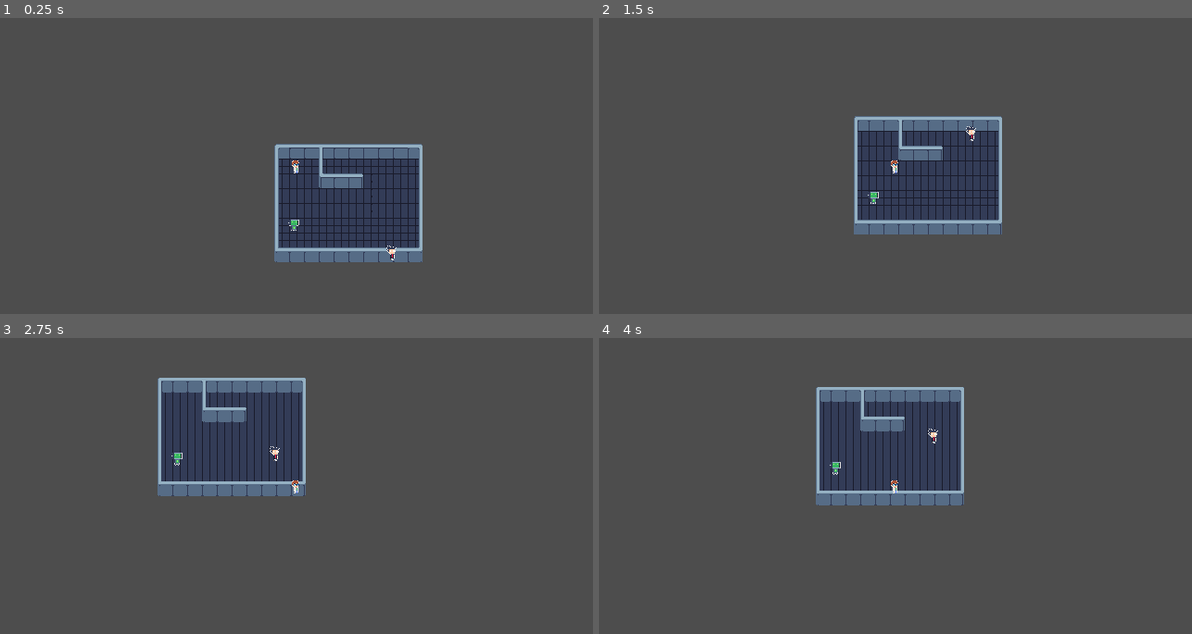
Above: before the commit, frames 1-4 (two rows, left to right).
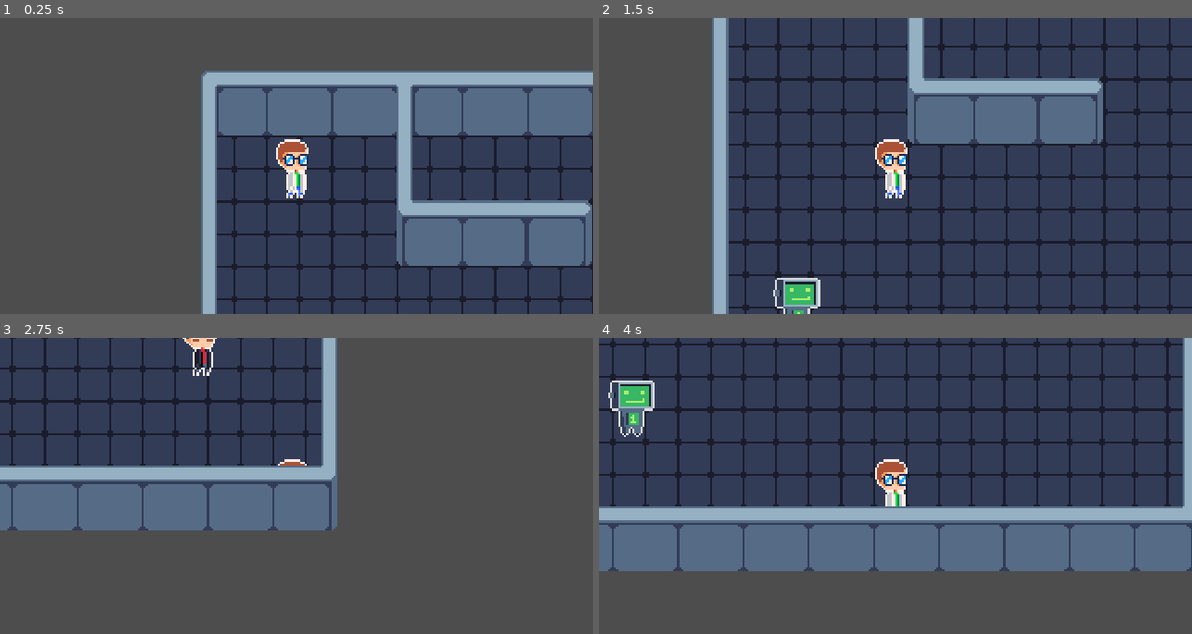
Above: after the commit, the same moments.

Repository: Matheuspimentell/Math-Hero
Game: Godot game, scene res://levels/test_level.tscn
Two runs of this game, one before a commit and one after it. Both use one fixed random seed, a clock stepped at 60 frames per second and the inputs below. This scene is started directly instead of the project's main scene.
Inputs:
- Up to frame 1 (0.25 s): no input
- Up to frame 2 (1.5 s): hold D (move_right) 0.53-1.28 s; tap Enter at 1.25 s; hold S (move_down) from 1.28 s (still down)
- Up to frame 3 (2.75 s): release S (move_down) at 2.03 s; hold D (move_right) from 2.03 s (still down)
- Up to frame 4 (4 s): release D (move_right) at 2.78 s; hold W (move_up) 2.78-3.53 s; hold A (move_left) from 3.53 s (still down)

The runs differ from the first frame. In frame 1, 50% of the frame differs, in the area x 33-100%, y 17-100%; in frame 2, 76%, in the area x 19-100%, y 0-100%; in frame 3, 32%; in frame 4, 74%.

Commit message:
Partially Fix layer sorting in the test map

Diff:
--- a/levels/test_level.tscn
+++ b/levels/test_level.tscn
@@ -8,10 +8,10 @@
 [node name="Test scene" type="Node2D"]
 
 [node name="player" parent="." instance=ExtResource("1_lchl6")]
+z_index = 1
 position = Vector2(47, 47)
 
 [node name="map" parent="." instance=ExtResource("2_kjnoj")]
-z_index = -1
 
 [node name="friendly npc" parent="." instance=ExtResource("3_xixy1")]
 position = Vector2(42, 174)
--- a/models/characters/Character.tscn
+++ b/models/characters/Character.tscn
@@ -19,4 +19,4 @@
 texture = ExtResource("1_whyjj")
 
 [node name="Camera2D" type="Camera2D" parent="."]
-zoom = Vector2(0.5, 0.5)
+zoom = Vector2(2.2, 2.2)
--- a/scenes/test_map.tscn
+++ b/scenes/test_map.tscn
@@ -14,5 +14,5 @@
 layer_1/modulate = Color(1, 1, 1, 1)
 layer_1/y_sort_enabled = false
 layer_1/y_sort_origin = 0
-layer_1/z_index = 0
+layer_1/z_index = 2
 layer_1/tile_data = PackedInt32Array(196608, 65699, 2, 4, 327843, 0, 131076, 163, 5, 0, 65699, 1, 65536, 65699, 2, 1310 …(547 unchanged characters)…
